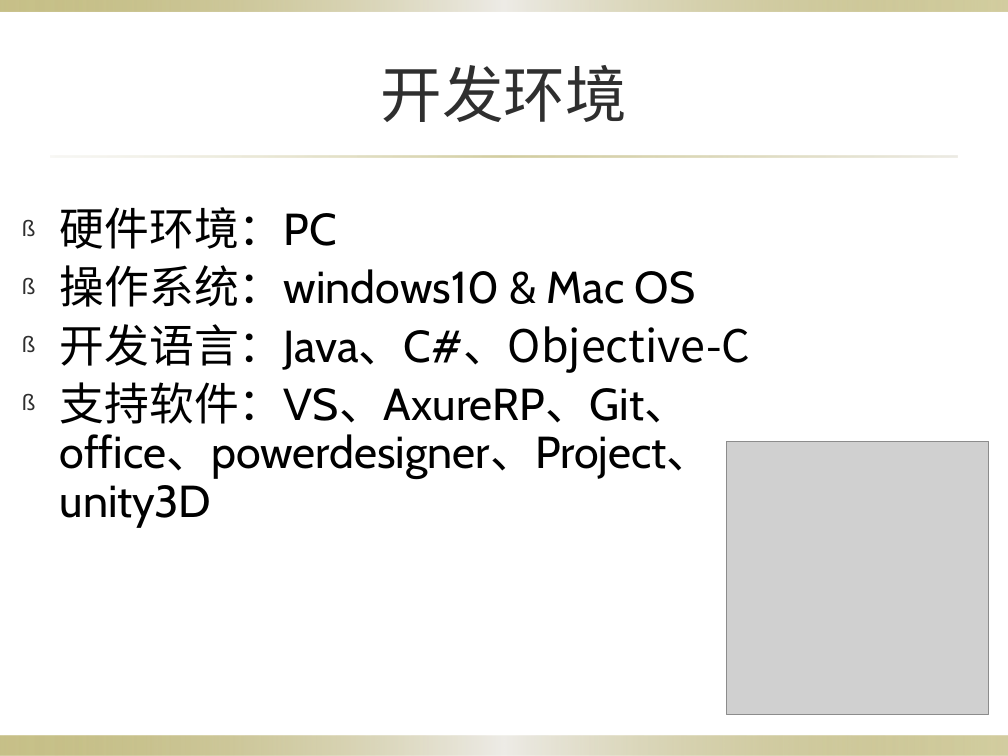
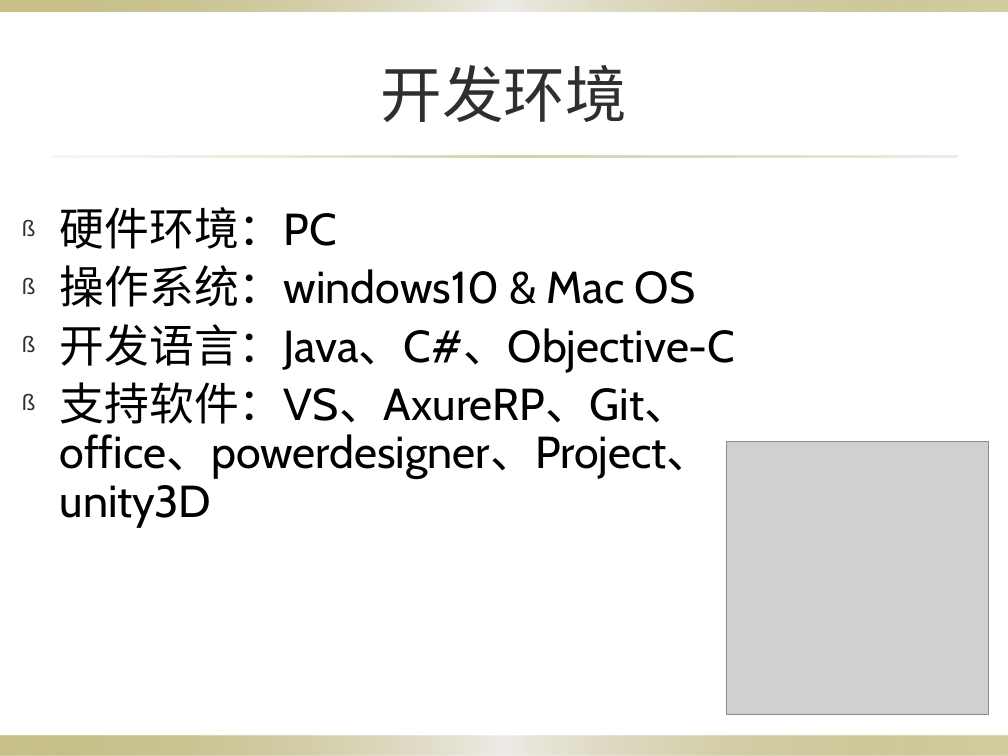
Before and after one commit to 3d-fishing/3D-app, a slide deck: slide 13 of 项目计划(1).pptx (slide 11 before the commit). Drawn at 1008x756 pixels with LibreOffice and Linux fonts; fonts in the diff are those of the drawing; grey boxes stand for pictures; background and template pictures are left out. Boxes give left, top, right and bottom in pixels: in the first picture for what was removed or moved away, otherwise in the second. Text is boxed around its words. In the diff, an @@ line names an element or a change of style, - is before the commit and + after.

```diff
--- a/项目计划(1).pptx
+++ b/项目计划(1).pptx
@@ text at (60, 324, 736, 373): font Noto Sans CJK SC to Cabin in "开发语言：Java、C#、Objective-C" @@
```
Also in this commit, not shown: 3 other slides changed, 7 slides added, 1 slide removed.
